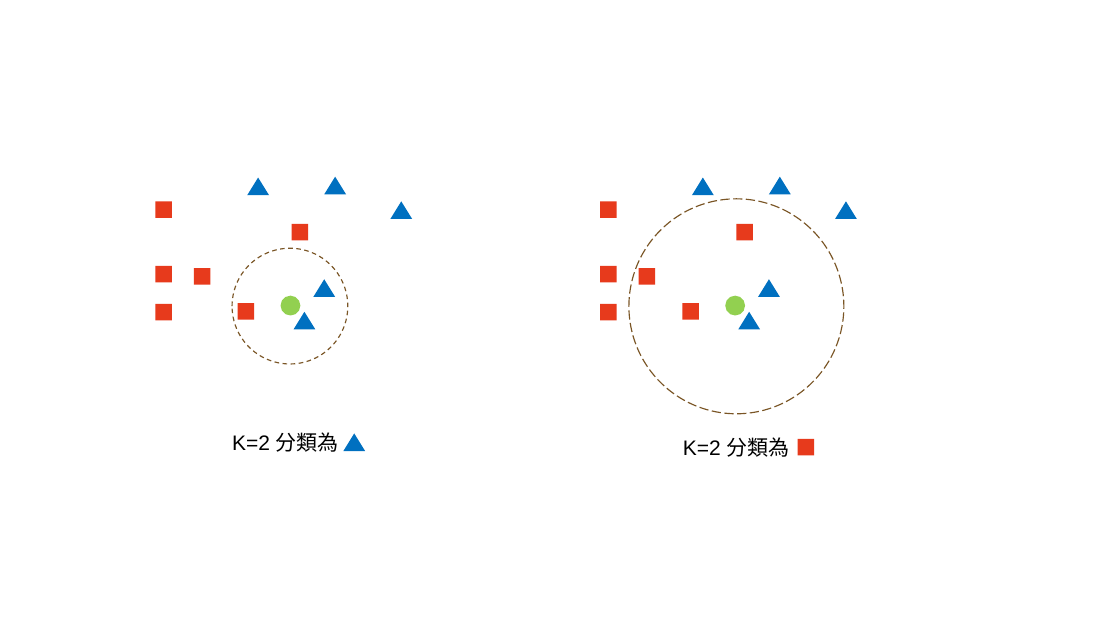
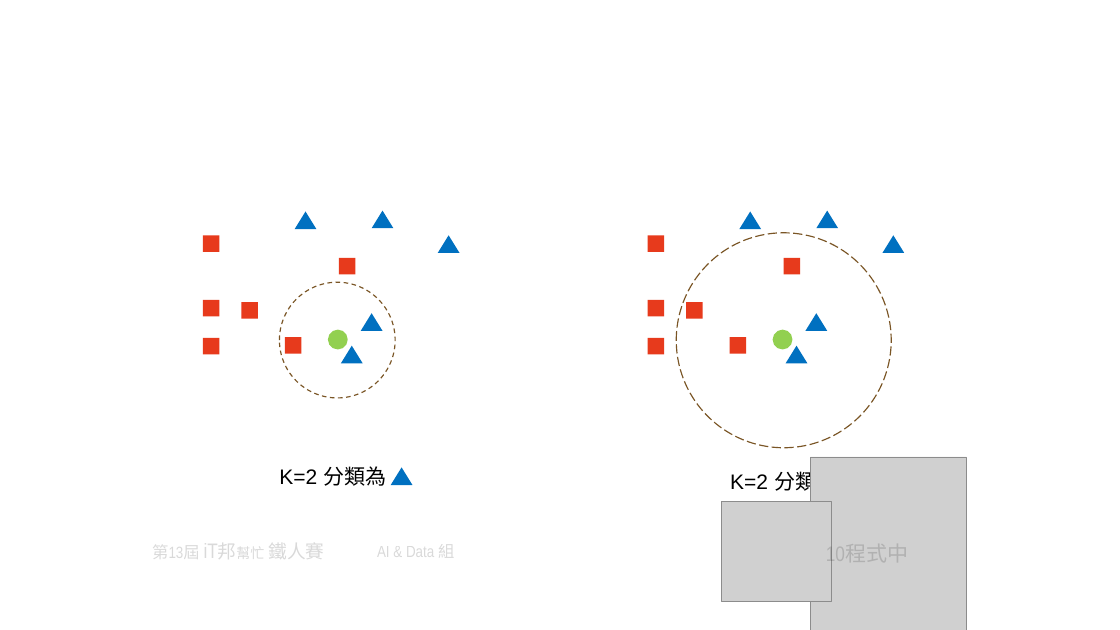
Before and after one commit to andy6804tw/andy6804tw.github.io, a slide deck: slide 2 of _posts/ithome/2021/10.KNN/10.KNN.pptx. Drawn at 1120x630 pixels with LibreOffice and Linux fonts; fonts in the diff are those of the drawing; grey boxes stand for pictures. Boxes give left, top, right and bottom in pixels: in the first picture for what was removed or moved away, otherwise in the second. Text is boxed around its words. In the diff, an @@ line names an element or a change of style, - is before the commit and + after.

```diff
--- a/_posts/ithome/2021/10.KNN/10.KNN.pptx
+++ b/_posts/ithome/2021/10.KNN/10.KNN.pptx
@@ 11 rectangles, 6 triangles, 2 ellipses: place and size @@
-11 rectangles, 6 triangles, 2 ellipses at [155, 176, 844, 451]
+11 rectangles, 6 triangles, 2 ellipses at [202, 211, 891, 485]
@@ 5 triangles, 2 texts, 2 ellipses, 1 rectangle: place and size @@
-5 triangles, 2 texts, 2 ellipses, 1 rectangle at [232, 176, 857, 457]
+5 triangles, 2 texts, 2 ellipses, 1 rectangle at [279, 211, 905, 494]
@@ rectangle removed at [798, 439, 815, 456] @@
@@ group added at [152, 457, 966, 630]: 3 texts, 2 pictures @@
+第13屆 iT邦幫忙 鐵人賽
+AI & Data 組
+10程式中
```
Also in this commit, not shown: 3 other slides changed, 2 slides added, 8 other files.
